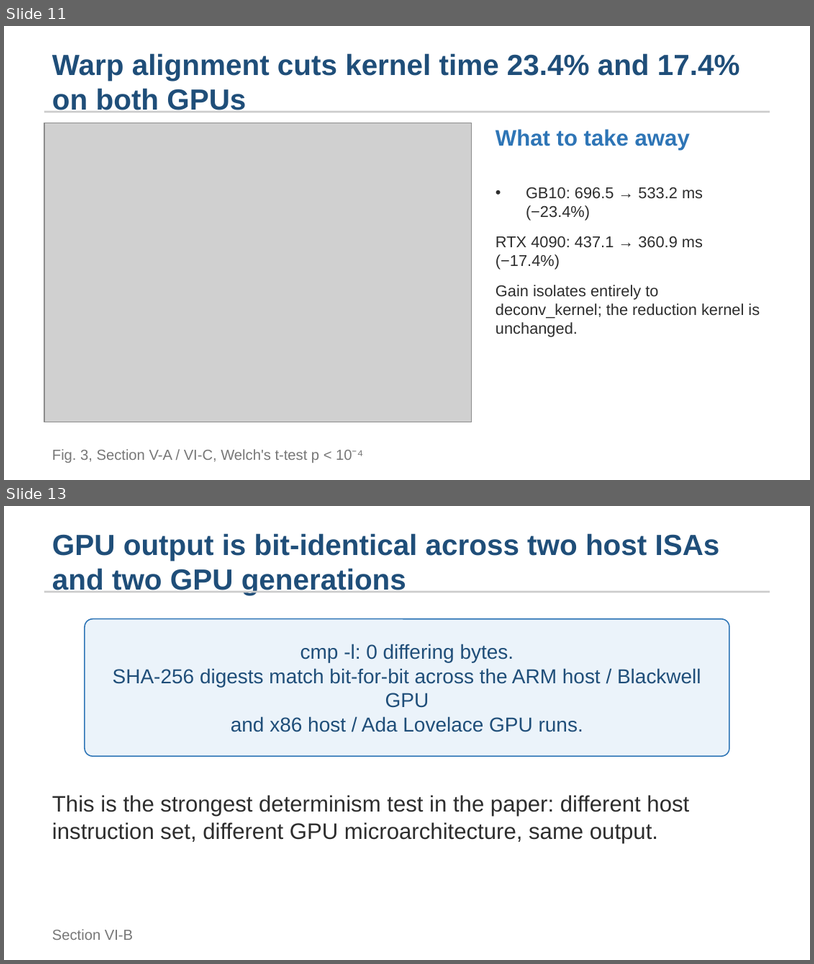
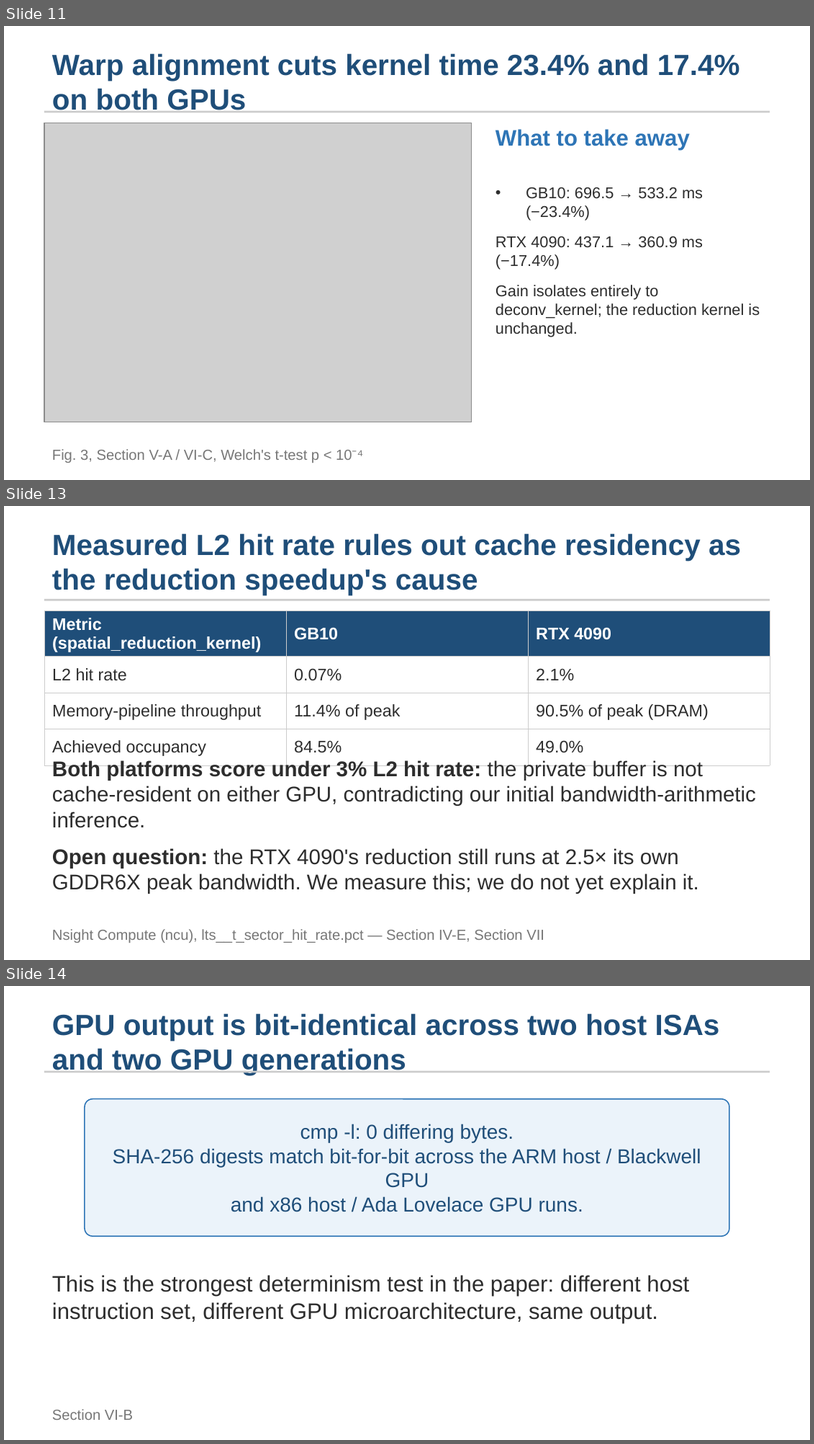
Before and after one commit to dhank77/paper-conf, a slide deck: newpaper/presentation/itis_presentation.pptx. Shown one above the other, each under a label of ours: slides 11 and 13 before the commit, slides 11, 13 and 14 after it; the slides between them are not shown. The pictures are 814x964 and 814x1444 pixels, drawn with LibreOffice and Linux fonts; fonts in the diff are those of the drawing; grey boxes stand for pictures. Boxes give left, top, right and bottom in pixels: in the first picture for what was removed or moved away, otherwise in the second. Text is boxed around its words. In the diff, an @@ line names an element or a change of style, - is before the commit and + after.

```diff
--- a/newpaper/presentation/itis_presentation.pptx
+++ b/newpaper/presentation/itis_presentation.pptx
@@ slide 13 added at <box>4,506,810,960</box>, background #FFFFFF @@
@@ text added at <box>52,533,741,595</box>, 26 pt, text #1F4E79, bold @@
+Measured L2 hit rate rules out cache residency as the reduction speedup's cause
@@ rectangle added at <box>44,599,770,601</box>, fill #CCCCCC @@
@@ table added at <box>44,611,770,759</box>, 4 rows, 3 columns @@
+Metric (spatial_reduction_kernel) | GB10 | RTX 4090
+L2 hit rate | 0.07% | 2.1%
+Memory-pipeline throughput | 11.4% of peak | 90.5% of peak (DRAM)
+Achieved occupancy | 84.5% | 49.0%
@@ text added at <box>52,759,756,893</box>, 19 pt, text #2D2D2D @@
+• Both platforms score under 3% L2 hit rate: the private buffer is not cache-resident on either GPU, contradicting our initial bandwidth-arithmetic inference.
+Open question: the RTX 4090's reduction still runs at 2.5× its own GDDR6X peak bandwidth. We measure this; we do not yet explain it.
@@ text added at <box>52,929,545,942</box>, 13 pt, text #777777 @@
+Nsight Compute (ncu), lts__t_sector_hit_rate.pct — Section IV-E, Section VII
@@ what was slide 13 is now slide 14 @@
```
Also in this commit, not shown: 4 slides changed, 3 other slides added, 3 slides removed, 1 other file.
